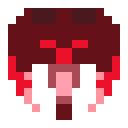
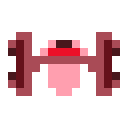
Layer changes from the first 128 × 128 image to the second:
painted on "Layer 1" over [8, 8, 120, 120]
